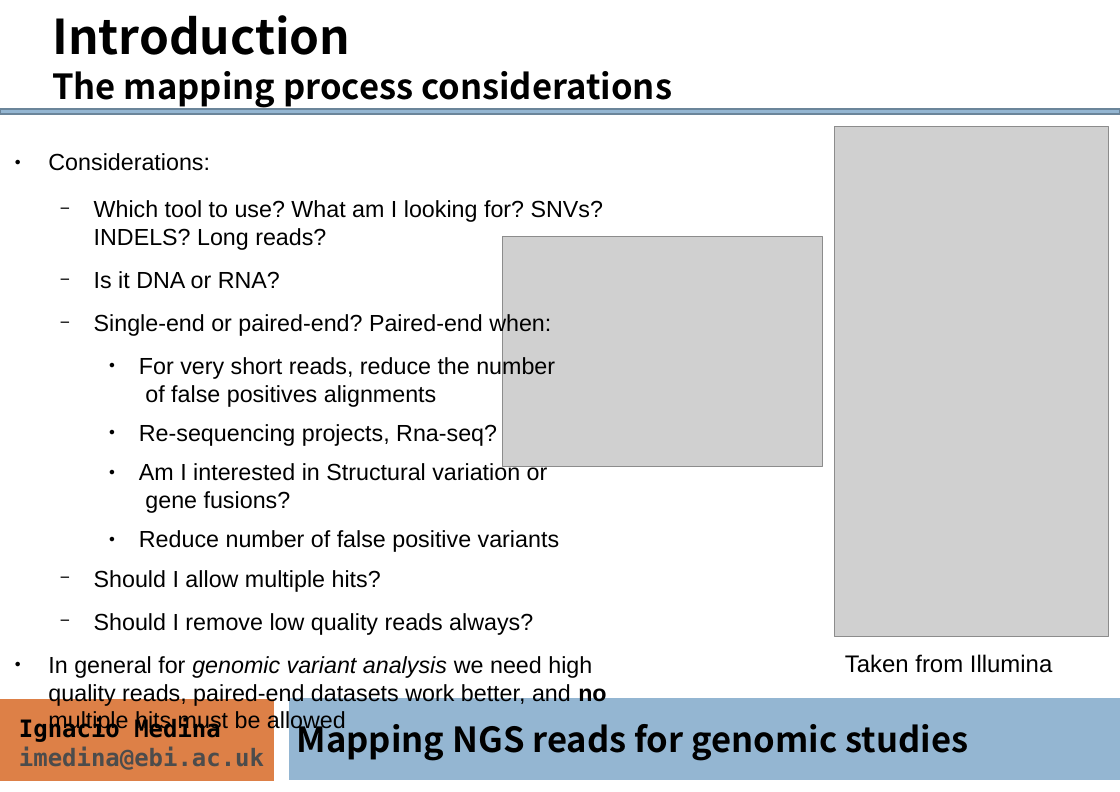
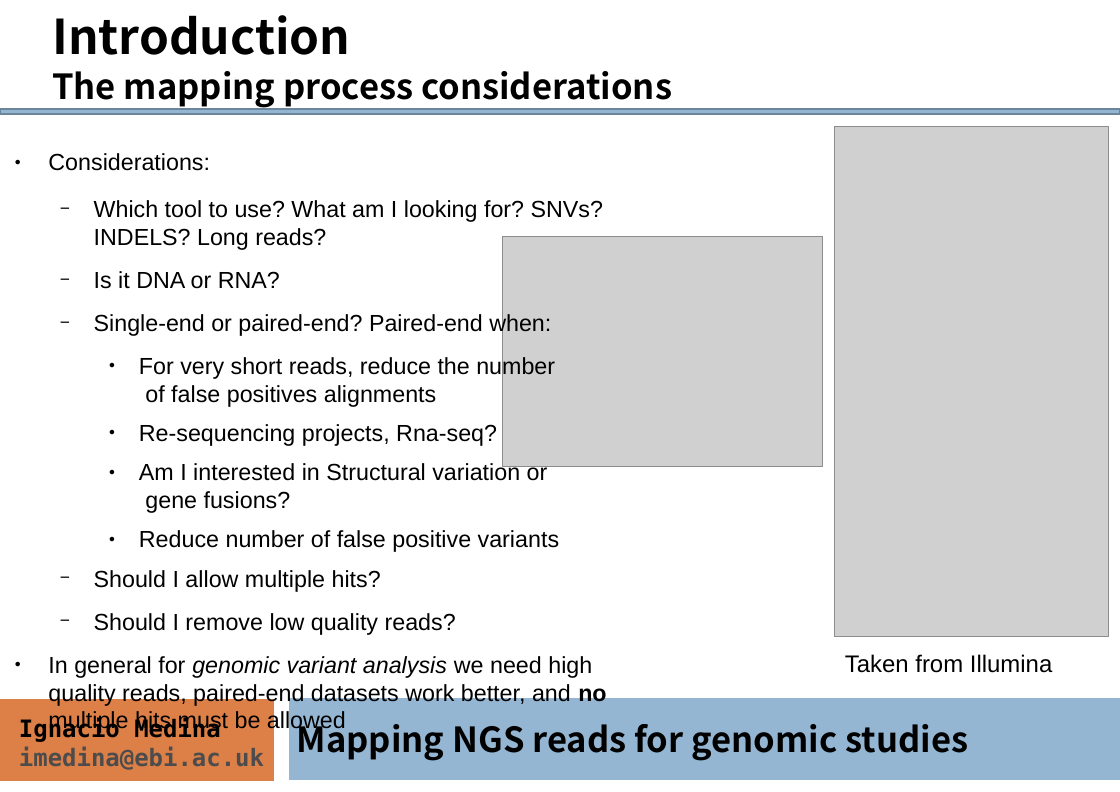
Before and after one commit to ngs-course/ngs-course.github.io, a slide deck: slide 8 of Course_Materials/alignment/presentation/ngs-read-mapping-imedina-mda14.odp. Drawn at 1120x792 pixels with LibreOffice and Linux fonts; fonts in the diff are those of the drawing; grey boxes stand for pictures. Boxes give left, top, right and bottom in pixels: in the first picture for what was removed or moved away, otherwise in the second. Text is boxed around its words. In the diff, an @@ line names an element or a change of style, - is before the commit and + after.

```diff
--- a/Course_Materials/alignment/presentation/ngs-read-mapping-imedina-mda14.odp
+++ b/Course_Materials/alignment/presentation/ngs-read-mapping-imedina-mda14.odp
@@ text at [94,613,456,635]: text changed @@
-  − Should I remove low quality reads always?
+  − Should I remove low quality reads?
```
Also in this commit, not shown: 8 other slides changed, 1 slide added, 1 other file.
